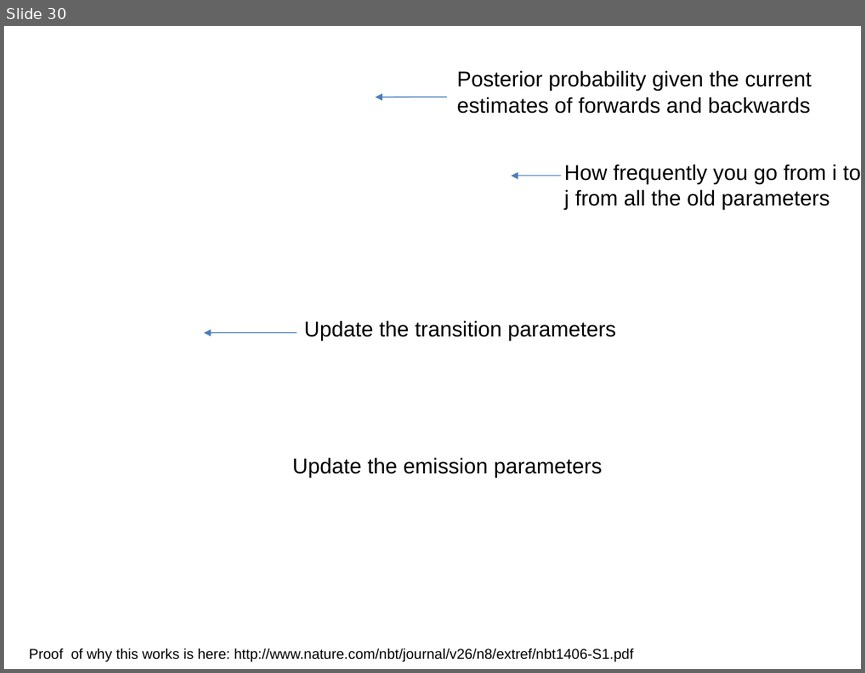
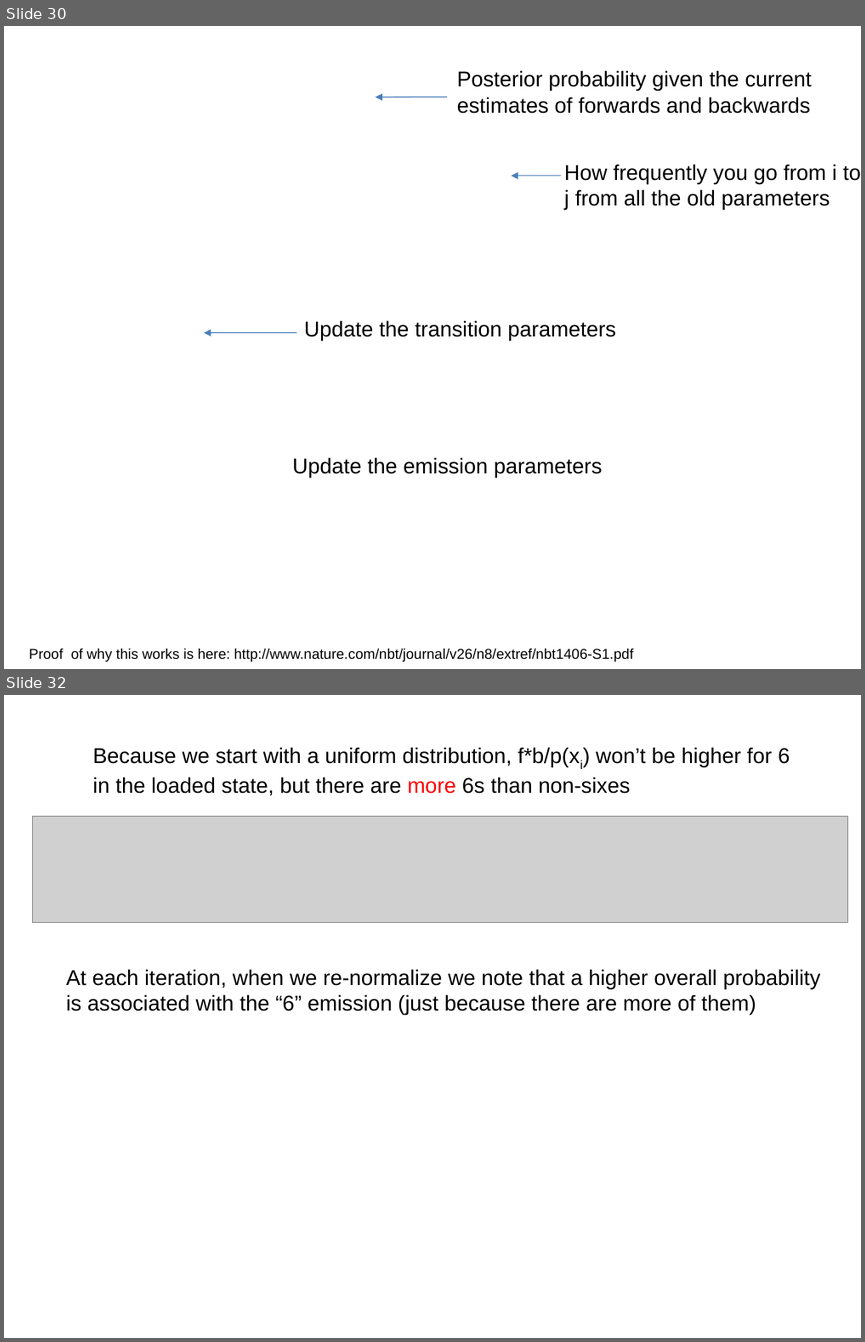
Before and after one commit to afodor/afodor.github.io, a slide deck: classes/stats2016/Lecture26.ppt. Shown one above the other, each under a label of ours: slide 30 before the commit, slides 30 and 32 after it; the slides between them are not shown. The pictures are 865x673 and 865x1342 pixels, drawn with LibreOffice and Linux fonts; fonts in the diff are those of the drawing; grey boxes stand for pictures; background and template pictures are left out. Boxes give left, top, right and bottom in pixels: in the first picture for what was removed or moved away, otherwise in the second. Text is boxed around its words. In the diff, an @@ line names an element or a change of style, - is before the commit and + after.

```diff
--- a/classes/stats2016/Lecture26.ppt
+++ b/classes/stats2016/Lecture26.ppt
@@ slide 32 added at bbox=[4, 695, 861, 1338], background #FFFFFF @@
@@ text added at bbox=[93, 747, 789, 796], 18 pt, text #000000 @@
+Because we start with a uniform distribution, f*b/p(xi) won’t be higher for 6
+in the loaded state, but there are more 6s than non-sixes
@@ picture added at bbox=[32, 817, 847, 922] @@
@@ text added at bbox=[66, 969, 821, 1015], 18 pt, text #000000 @@
+At each iteration, when we re-normalize we note that a higher overall probability
+is associated with the “6” emission (just because there are more of them)
```
Also in this commit, not shown: 1 other slide added.
